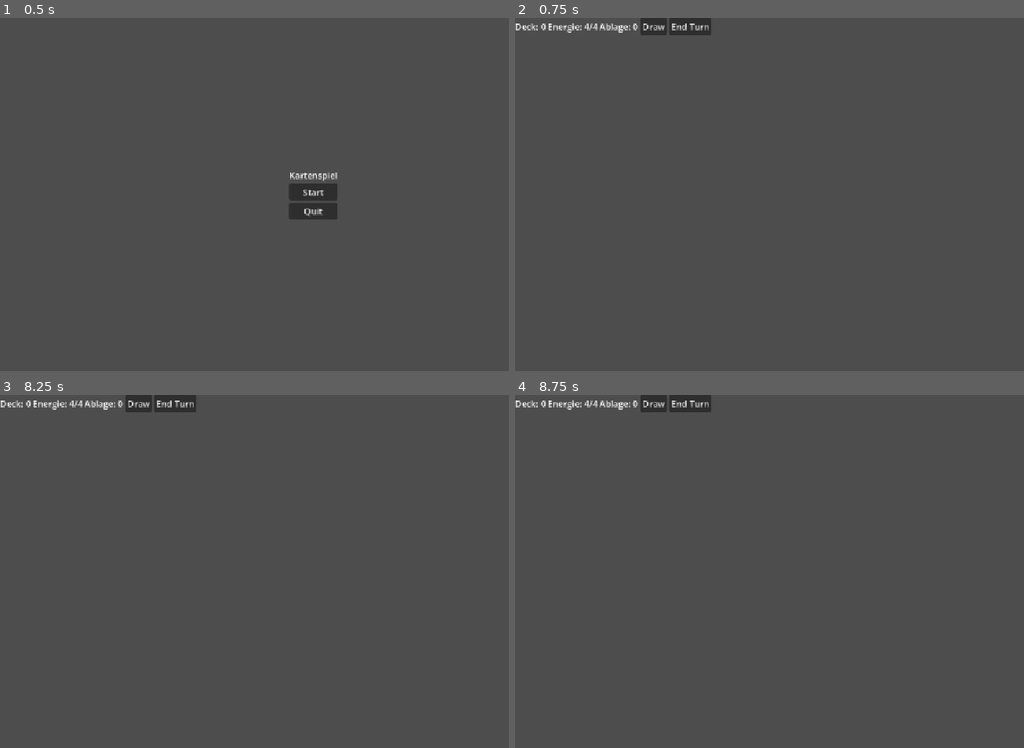
Above: before the commit, frames 1-4 (two rows, left to right).
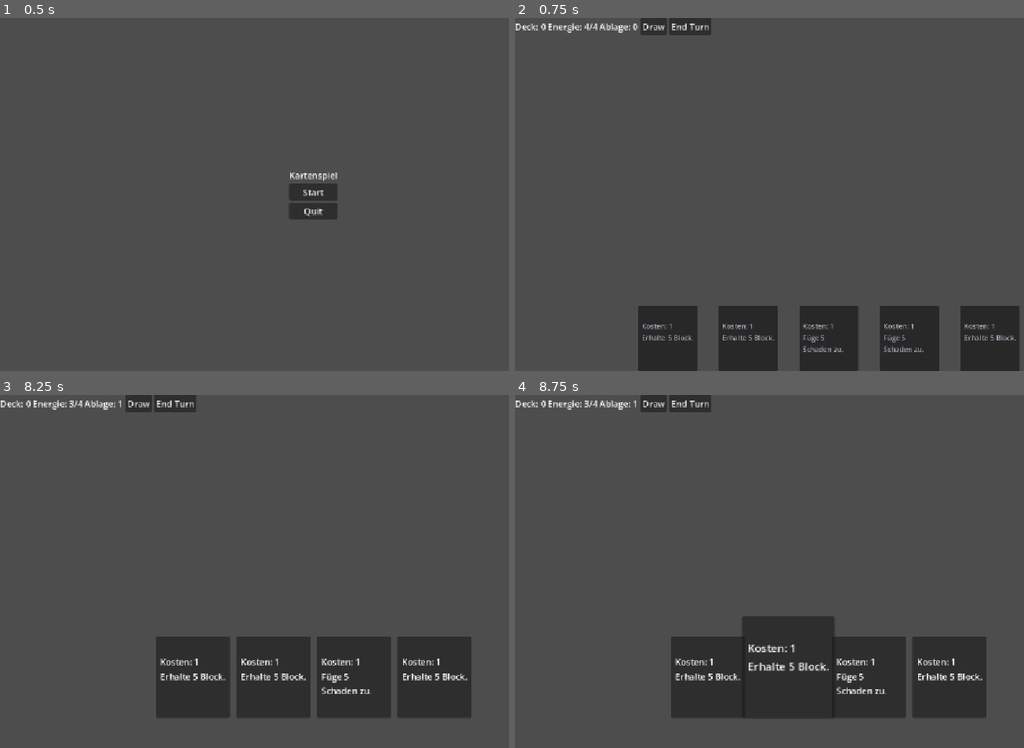
Above: after the commit, the same moments.

Repository: HelplessSneeker/Kartenspiel
Game: Godot game, scene res://scenes/ui/main_menu.tscn
The game is run twice, just before and just after one commit, with the same random seed, the same clock (stepped at 60 frames per second) and the same inputs.
Inputs (mouse positions are in pixels of both pictures, inside the frame that each line leads up to):
- Up to frame 1 (0.5 s): no input
- Up to frame 2 (0.75 s): click "Start" at 0.5 s
- Up to frame 3 (8.25 s): click "Draw" at 1.25 s; click "End Turn" at 2 s; click "Draw" at 2.75 s; click "End Turn" at 3.5 s; click "Draw" at 4.25 s; click "End Turn" at 5 s; tap Enter at 5.75, 5.85, 7.25, 7.35 s; move the mouse to (453, 553) at 5.77 s; click (453, 553) at 5.92 s; tap Space at 6.5, 8 s; move the mouse to (188, 589) at 6.52 s; tap F at 6.6, 8.1 s; click (188, 589) at 6.67 s; move the mouse to (376, 493) at 7.27 s; click (376, 493) at 7.42 s; move the mouse to (279, 642) at 8.02 s; click (279, 642) at 8.17 s
- Up to frame 4 (8.75 s): no input

Frame 1 is identical in both runs. In frame 2, 10% of the frame differs, in the area x 24-100%, y 81-100%; in frame 3, 13%; in frame 4, 14%, in the area x 13-93%, y 1-92%.

Commit message:
Hand bemisst ihre eigene Hoehe
Hand-Node hatte Hoehe 0 (offset_top nicht gesetzt, custom_minimum_size
greift ausserhalb von Containern nicht) -> Karten lagen unterhalb des
Bildschirms. _fit_self() zieht das Rechteck jetzt aus Kartenhoehe +
idle_drop auf, statt sich auf eine Inspector-Zahl zu verlassen.

Ausserdem: _active beim Verlassen einer Karte per Rect-Test neu bestimmen,
falls eine vergroesserte Karte ueber den Handrand hinausragt.

Diff:
--- a/scenes/hand.gd
+++ b/scenes/hand.gd
@@ -72,6 +72,7 @@
 		return
 
 	var card_size: Vector2 = _views[0].size
+	_fit_self(card_size.y)
 
 	# Erst mit Wunschabstand rechnen. Passt das nicht in die Breite,
 	# ruecken die Karten zusammen und ueberlappen sich.
@@ -101,6 +102,19 @@
 		_move_to(view, target_pos, Vector2.ONE * target_scale, animate)
 
 
+## Die Hand zieht sich selbst auf die noetige Hoehe: Kartenhoehe plus der
+## Strecke, um die die Karten im Ruhezustand nach unten rutschen. Sonst haengt
+## die Sichtbarkeit an einer von Hand gesetzten Inspector-Zahl - und bei
+## Hoehe 0 liegen die Karten unterhalb des Bildschirms.
+## Setzt Anchor-Preset "Bottom Wide" voraus (anchor_top == anchor_bottom == 1).
+func _fit_self(card_height: float) -> void:
+	var wanted := card_height + idle_drop
+	if is_equal_approx(size.y, wanted):
+		return
+	offset_top = -wanted
+	offset_bottom = 0.0
+
+
 func _move_to(view: CardView, pos: Vector2, card_scale: Vector2, animate: bool) -> void:
 	if animate:
 		view.animate_to(pos, card_scale, tween_time)
@@ -128,9 +142,14 @@
 
 
 func _on_card_mouse_exited(view: CardView) -> void:
-	if _hovered == view:
-		_hovered = null
-		_apply_layout()
+	if _hovered != view:
+		return
+	_hovered = null
+	# Eine vergroesserte Karte kann ueber den Rand der Hand hinausragen. Verlaesst
+	# der Cursor sie dort, feuert `mouse_exited` der Hand nie - deshalb hier
+	# selbst nachsehen, statt auf das Signal zu warten.
+	_active = get_global_rect().has_point(get_global_mouse_position())
+	_apply_layout()
 
 
 func _on_card_clicked(view: CardView) -> void:
